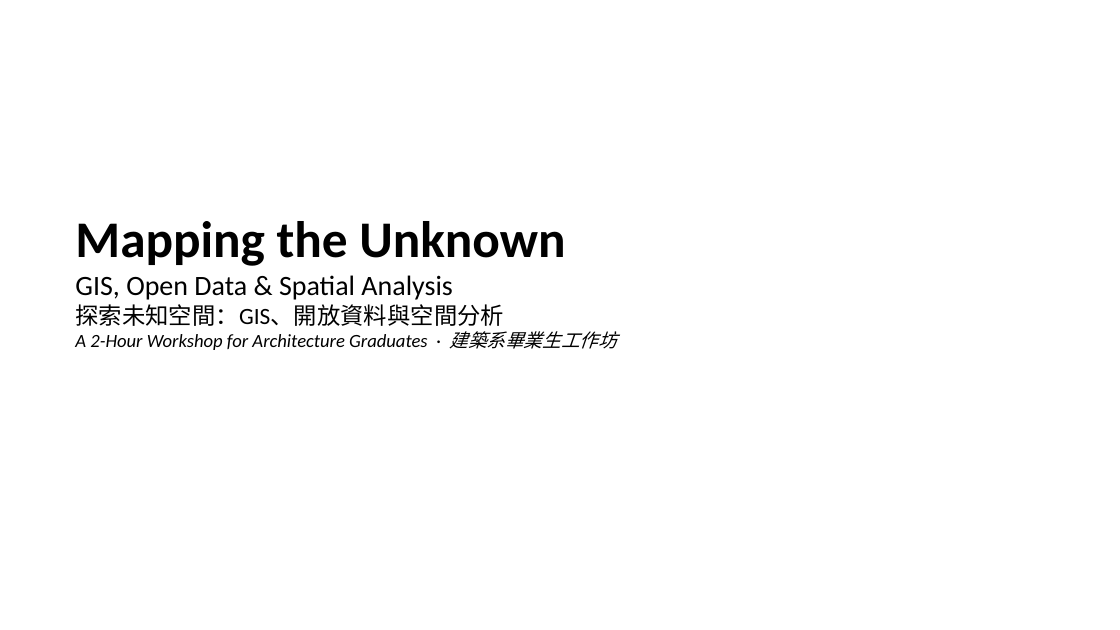
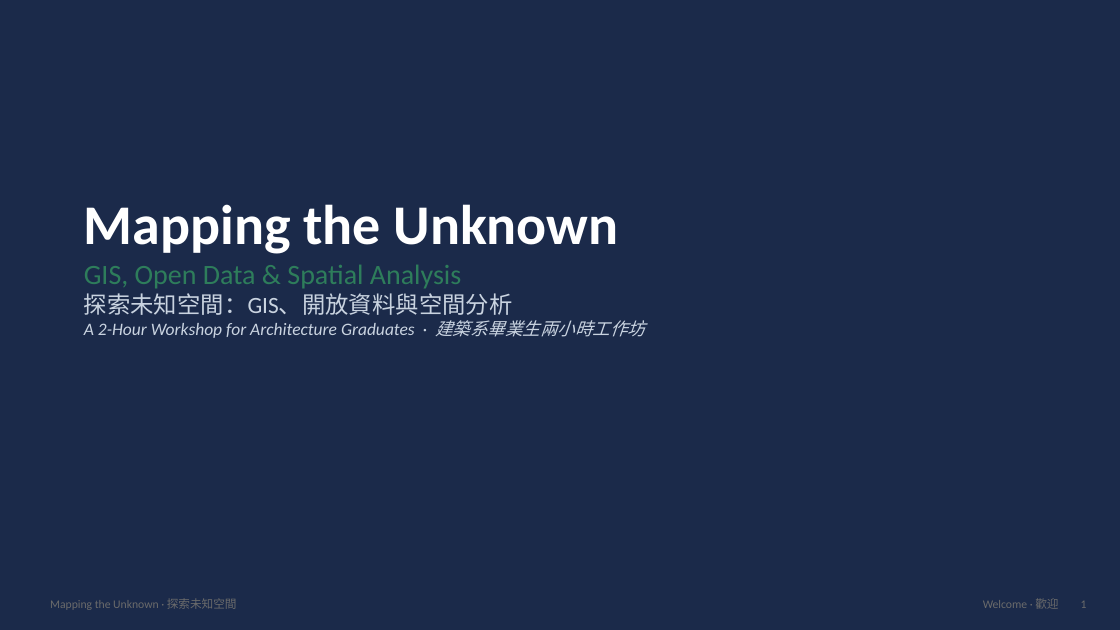
Before and after one commit to andrewwangarchnycu/gis-open-data-workshop-2026, a slide deck: slide 1 of Mapping_the_Unknown_Workshop.pptx. Drawn at 1120x630 pixels with LibreOffice and Linux fonts; fonts in the diff are those of the drawing. Boxes give left, top, right and bottom in pixels: in the first picture for what was removed or moved away, otherwise in the second. Text is boxed around its words. In the diff, an @@ line names an element or a change of style, - is before the commit and + after.

```diff
--- a/Mapping_the_Unknown_Workshop.pptx
+++ b/Mapping_the_Unknown_Workshop.pptx
@@ background #FFFFFF to #1B2A4A @@
@@ text "Mapping the Unknown": place and size @@
-text "Mapping the Unknown" at [75,221,617,350]
+text "Mapping the Unknown" at [84,204,645,338]
@@ text at [84,204,619,315]: size 44 to 48 pt, text colour #000000 to #FFFFFF in "Mapping the Unknown"; text colour #000000 to #2E7D5B in "GIS, Open Data & Spatial Analysis"; text colour #000000 to #C9D3E0 in "探索未知空間：GIS、開放資料與空間分析" @@
@@ text at [84,320,645,338]: text changed; size 16 to 15 pt; text colour #000000 to #C9D3E0 @@
-A 2-Hour Workshop for Architecture Graduates · 建築系畢業生工作坊
+A 2-Hour Workshop for Architecture Graduates · 建築系畢業生兩小時工作坊
@@ text added at [50,598,237,610], 10 pt, text #6B6B6B @@
+Mapping the Unknown · 探索未知空間
@@ text added at [983,598,1058,609], 10 pt, text #6B6B6B @@
+Welcome · 歡迎
@@ text added at [1081,601,1087,608], 10 pt, text #6B6B6B @@
+1
```
Also in this commit, not shown: 6 other slides changed, 27 slides added, 14 slides removed, 14 other files.
